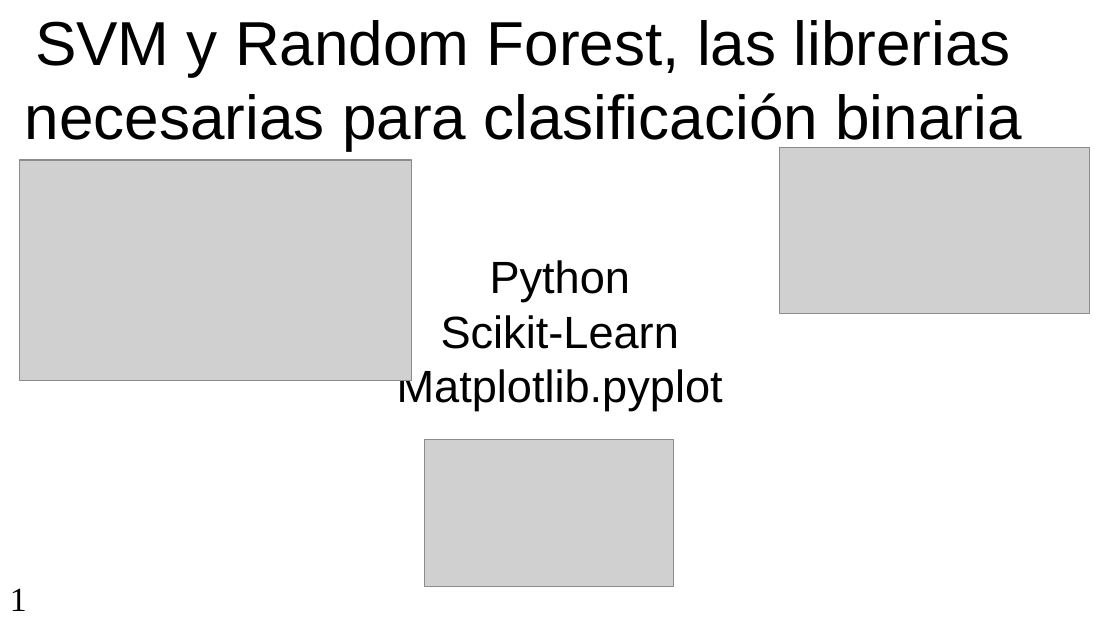
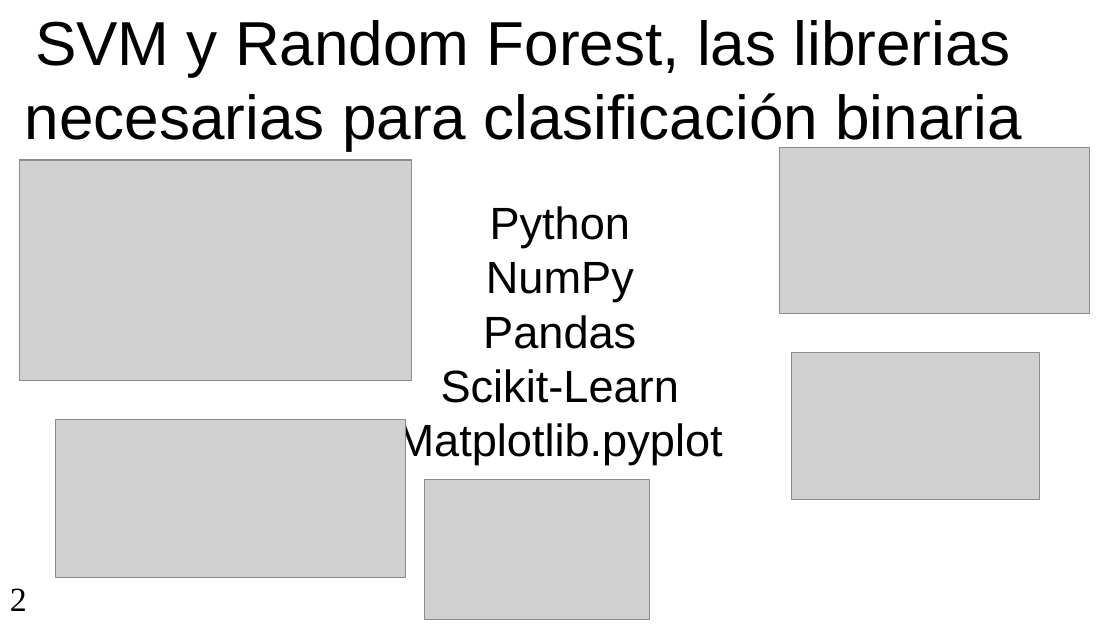
Before and after one commit to marco-canas/arima, a slide deck: slide 2 of presentacion_jornadas_investigacion/las diapositivas_marco_julio.pptx (slide 1 before the commit). Drawn at 1120x630 pixels with LibreOffice and Linux fonts; fonts in the diff are those of the drawing; grey boxes stand for pictures. Boxes give left, top, right and bottom in pixels: in the first picture for what was removed or moved away, otherwise in the second. Text is boxed around its words. In the diff, an @@ line names an element or a change of style, - is before the commit and + after.

```diff
--- a/presentacion_jornadas_investigacion/las diapositivas_marco_julio.pptx
+++ b/presentacion_jornadas_investigacion/las diapositivas_marco_julio.pptx
@@ subtitle at (483,262,636,349): paragraphs added @@
+NumPy
+Pandas
@@ picture: place and size @@
-picture at (425,440,674,587)
+picture at (792,353,1041,500)
@@ picture added at (56,420,406,577) @@
@@ picture added at (425,480,649,620) @@
@@ page number at (10,588,27,611): text changed @@
-1
+2
```
Also in this commit, not shown: 1 slide added, 6 other files.
